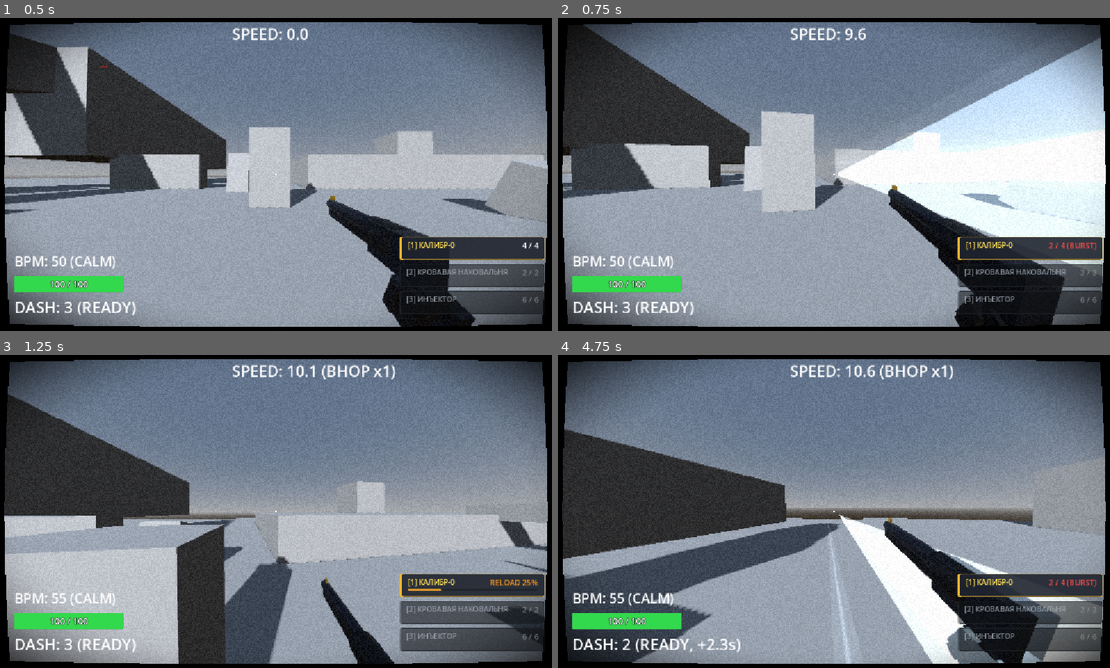
Above: before the commit, frames 1-4 (two rows, left to right).
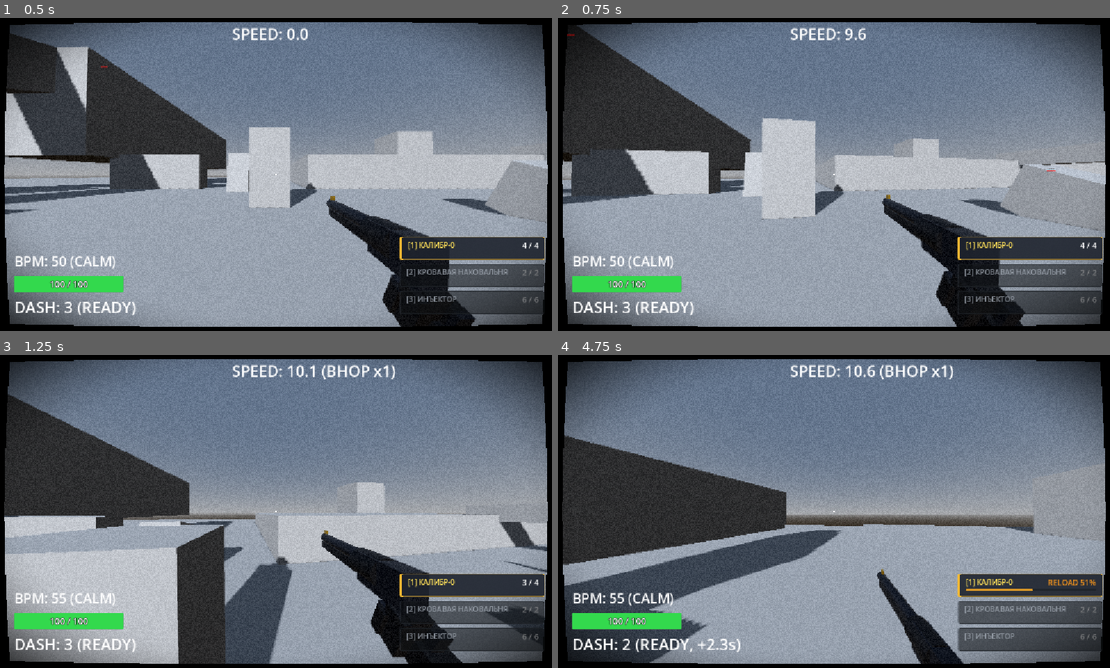
Above: after the commit, the same moments.

Repository: ggou3/voidkill
Game: Godot game, scene res://world.tscn
Same seed, same stepped clock (60 frames per second), same inputs: the game is played once before the commit and once after it.
Inputs (mouse positions are in pixels of both pictures, inside the frame that each line leads up to):
- Up to frame 1 (0.5 s): no input
- Up to frame 2 (0.75 s): tap Enter at 0.5 s; move the mouse to (867, 174) at 0.52 s; hold W (move_forward) from 0.53 s (still down); hold Right mouse button (alt_fire) from 0.53 s (still down)
- Up to frame 3 (1.25 s): keep holding W (move_forward); keep holding Right mouse button (alt_fire); tap Space (jump) at 0.77 s; click (309, 511) at 0.8 s
- Up to frame 4 (4.75 s): keep holding W (move_forward); move the mouse to (806, 511) at 1.27 s; release Right mouse button (alt_fire) at 1.28 s; click (806, 511) at 1.35 s; tap Space (jump) at 1.52, 3.02, 3.77, 4.52 s; tap Ctrl (slide) at 1.55, 3.8 s; move the mouse to (850, 505) at 2.02 s; hold Ctrl (slide) 2.03-2.78 s; right-click (850, 505) at 2.3 s; move the mouse to (828, 517) at 2.77 s; right-click (828, 517) at 2.85 s; click (828, 517) at 3.05 s; move the mouse to (878, 514) at 3.52 s; hold Shift (dash) 3.53-4.28 s; tap R (reload) at 4.15 s; move the mouse to (789, 508) at 4.27 s; tap F (melee) at 4.35 s; right-click (789, 508) at 4.55 s

Frame 1 is identical in both runs. In frame 2, 24% of the frame differs, in the area x 0-100%, y 2-99%; in frame 3, 5.6%; in frame 4, 17%.

Commit message:
Caliber-0 overhaul: OVERDRIVE penetrating rail shot RMB, conditional headshot/airborne stacking, and OVERDRIVE-only vacuum

Diff:
--- a/scripts/audio_manager.gd
+++ b/scripts/audio_manager.gd
@@ -28,7 +28,9 @@
 	"enemy_hit": 0.07,
 	"enemy_death": 0.35,
 	"reload": 0.34,
-	"slide": 1.5
+	"slide": 1.5,
+	"dry_fire": 0.08,
+	"rail_shot": 0.32
 }
 
 var external_sounds: Dictionary = {}
@@ -238,6 +240,53 @@
 	sound_buffers["enemy_hit"] = _gen_enemy_hit()
 	sound_buffers["enemy_death"] = _gen_enemy_death()
 	sound_buffers["reload"] = _gen_reload()
+	sound_buffers["dry_fire"] = _gen_dry_fire()
+	sound_buffers["rail_shot"] = _gen_rail_shot()
+
+func _gen_dry_fire() -> PackedVector2Array:
+	var dur = sound_durations["dry_fire"]
+	var samples = int(dur * MIX_RATE)
+	var arr = PackedVector2Array()
+	arr.resize(samples)
+	var dt = 1.0 / MIX_RATE
+	var phase: float = 0.0
+	for i in range(samples):
+		var t = i * dt
+		var freq = 1400.0 * exp(-t * 40.0) + 350.0
+		phase += freq * dt * TAU
+		var env = exp(-t * 55.0)
+		var s = sin(phase) * env * 0.35
+		arr[i] = Vector2(s, s)
+	return arr
+
+func _gen_rail_shot() -> PackedVector2Array:
+	var dur = sound_durations["rail_shot"]
+	var samples = int(dur * MIX_RATE)
+	var arr = PackedVector2Array()
+	arr.resize(samples)
+	var dt = 1.0 / MIX_RATE
+	var phase1: float = 0.0
+	var phase2: float = 0.0
+	for i in range(samples):
+		var t = float(i) * dt
+		# Сверхзвуковой электрический треск: экспоненциальное падение частоты от 3200 до 120 Гц
+		var f1 = 120.0 + 3080.0 * exp(-42.0 * t)
+		phase1 += TAU * f1 * dt
+		var tone = sin(phase1) * 0.45
+
+		# Резонирующий металлический/энергетический гул 480 Гц
+		phase2 += TAU * 480.0 * dt
+		var hum = sin(phase2) * exp(-14.0 * t) * 0.25
+
+		# Резкий взрывной шум разряда
+		var noise = randf_range(-1.0, 1.0) * exp(-35.0 * t) * 0.6
+
+		# Тяжёлый саб-басовый удар 65 Гц
+		var sub = sin(TAU * 65.0 * t) * exp(-9.0 * t) * 0.55
+
+		var sample = clamp((tone + hum + noise + sub) * 0.55, -1.0, 1.0)
+		arr[i] = Vector2(sample, sample)
+	return arr
 
 # 1. "revolver_shot" — короткий резкий высокочастотный щелчок/хлопок
 func _gen_revolver_shot() -> PackedVector2Array:
--- a/weapon_manager.gd
+++ b/weapon_manager.gd
@@ -29,11 +29,9 @@
 		"upward_kick": 0.0, # Не подбрасывает вверх
 		"headshot_multiplier": 2.2, # Хедшот: 70 * 2.2 = 154 урона (ваншот)
 		"air_multiplier": 2.0,      # Бонус x2 по воздушным целям (стакается с хедшотом)
-		"alt_burst_interval": 0.12, # Увеличенный интервал между выстрелами ПКМ залпа (различимая очередь)
-		"alt_spread": 0.06,         # Разброс пуль в залпе ПКМ
 		"has_vacuum": true,
-		"vacuum_radius": 2.0,
-		"vacuum_force": 16.0
+		"vacuum_radius": 2.5,
+		"vacuum_force": 25.6
 	},
 	{
 		"name": "КРОВАВАЯ НАКОВАЛЬНЯ",
@@ -77,6 +75,14 @@
 @onready var head = $"../Head"
 @onready var ammo_label = $"../HUD/AmmoLabel"
 @onready var hud = $"../HUD"
+@onready var skill_manager = get_node_or_null("../SkillManager")
+
+func _get_bpm_tier() -> String:
+	if not skill_manager and is_inside_tree():
+		skill_manager = get_node_or_null("../SkillManager")
+	if is_instance_valid(skill_manager) and skill_manager.has_method("get_bpm_tier"):
+		return skill_manager.get_bpm_tier()
+	return "CALM"
 
 var weapon_hud_container: VBoxContainer
 var weapon_ui_slots: Array = []
@@ -264,7 +270,9 @@
 				slot["pbar"].visible = false
 			elif has_infinite_ammo:
 				var alt_suffix = ""
-				if i == 1 and anvil_alt_timer > 0.0:
+				if i == 0:
+					alt_suffix = " [RMB: %d]" % ammos[0]
+				elif i == 1 and anvil_alt_timer > 0.0:
 					alt_suffix = " (RMB %.1fs)" % anvil_alt_timer
 				elif i == 2 and injector_alt_timer > 0.0:
 					alt_suffix = " (RMB %.1fs)" % injector_alt_timer
@@ -327,12 +335,15 @@
 	if current_weapon_index == 0:
 		if is_reloading or fire_timers[0] > 0:
 			return
-		# Калибр-0: ПКМ быстрый залп (всегда расходует реальные патроны из барабана)
+		# Калибр-0: ПКМ пробивной рейлган-выстрел (BPM-гейт: доступен ТОЛЬКО на OVERDRIVE)
+		if _get_bpm_tier() != "OVERDRIVE":
+			AudioManager.play_sound("dry_fire")
+			return
 		if ammos[0] <= 0:
+			AudioManager.play_sound("dry_fire")
 			reload()
 			return
-		var shots_to_fire = ammos[0]
-		_perform_burst(shots_to_fire)
+		_fire_caliber_piercing_shot()
 	elif current_weapon_index == 1:
 		# Кровавая наковальня: ПКМ поршень (толчок врага / self-launch)
 		_fire_anvil_piston()
@@ -855,28 +866,255 @@
 	tween.tween_property(mat, "albedo_color:a", 0.0, 0.25).set_trans(Tween.TRANS_QUAD).set_ease(Tween.EASE_OUT)
 	tween.tween_callback(mesh_inst.queue_free)
 
-func _perform_burst(shots_count: int):
-	is_bursting = true
+func _fire_caliber_piercing_shot():
+	ammos[0] = 0
+	fire_timers[0] = weapons[0]["fire_rate"]
+
+	head.add_recoil(0.20, 0.60)
+	head.trigger_muzzle_flash(true)
+	AudioManager.play_sound("rail_shot")
+
+	var aim_dir = head.get_aim_direction().normalized()
+	var from_pos = head.camera.global_position
+	var start_pos = head.get_muzzle_position()
+	var space_state = head.camera.get_world_3d().direct_space_state
+	var player_node = get_parent()
+
+	const MAX_BEAM_DIST: float = 120.0
+	var current_from = from_pos
+	var remaining_dist = MAX_BEAM_DIST
+	var beam_end = from_pos + aim_dir * MAX_BEAM_DIST
+	var exclude_list: Array[RID] = []
+	if is_instance_valid(player_node):
+		exclude_list.append(player_node.get_rid())
+
+	while remaining_dist > 0.1:
+		var ray_query = PhysicsRayQueryParameters3D.create(current_from, current_from + aim_dir * remaining_dist)
+		ray_query.exclude = exclude_list
+		ray_query.collide_with_areas = true
+		ray_query.collide_with_bodies = true
+		var hit_res = space_state.intersect_ray(ray_query)
+		if hit_res.is_empty():
+			break
+		var col = hit_res.collider
+		var is_enemy_or_part = false
+		if col:
+			if col.is_in_group("enemy") or col.is_in_group("enemy_head") or col.name == "HeadHitbox":
+				is_enemy_or_part = true
+			elif col.has_method("take_damage") or (col.get_parent() and col.get_parent().has_method("take_damage")):
+				is_enemy_or_part = true
+
+		if is_enemy_or_part:
+			if "get_rid" in col:
+				exclude_list.append(col.get_rid())
+			current_from = hit_res.position + aim_dir * 0.05
+			remaining_dist = MAX_BEAM_DIST - from_pos.distance_to(current_from)
+		else:
+			beam_end = hit_res.position
+			break
+
+	var beam_vec = beam_end - from_pos
+	var beam_len = beam_vec.length()
+	if beam_len < 0.1:
+		reload()
+		return
+	var beam_dir = beam_vec / beam_len
+
+	var all_enemies = get_tree().get_nodes_in_group("enemy")
+	var hit_enemies: Array = []
+	const BEAM_TOLERANCE: float = 0.38
+
+	for e in all_enemies:
+		if not is_instance_valid(e):
+			continue
+		if ("current_state" in e and e.current_state == e.State.DEAD) or ("health" in e and e.health <= 0):
+			continue
+
+		var e_pos = e.global_position
+		var head_pos = e_pos + Vector3(0.0, 0.55, 0.0)
+		var t_head = clamp((head_pos - from_pos).dot(beam_dir), 0.0, beam_len)
+		var beam_pt_head = from_pos + beam_dir * t_head
+		var dist_to_head = beam_pt_head.distance_to(head_pos)
+
+		var t_body = clamp((e_pos - from_pos).dot(beam_dir), 0.0, beam_len)
+		var beam_pt_body = from_pos + beam_dir * t_body
+		var clamped_body_y = clamp(beam_pt_body.y, e_pos.y - 0.95, e_pos.y + 0.35)
+		var body_axis_pt = Vector3(e_pos.x, clamped_body_y, e_pos.z)
+		var dist_to_body = beam_pt_body.distance_to(body_axis_pt)
+
+		var hit_head = dist_to_head <= (0.34 + BEAM_TOLERANCE)
+		var hit_body = dist_to_body <= (0.36 + BEAM_TOLERANCE)
+
+		if not hit_head and not hit_body:
+			continue
+
+		if t_head <= 0.05 and t_body <= 0.05:
+			continue
+
+		var is_headshot = false
+		var hit_pos = beam_pt_body
+		var target_dist = t_body
+
+		if hit_head and (not hit_body or dist_to_head < dist_to_body or beam_pt_head.y >= e_pos.y + 0.35):
+			is_headshot = true
+			hit_pos = beam_pt_head
+			target_dist = t_head
+
+		var los_query = PhysicsRayQueryParameters3D.create(from_pos, hit_pos)
+		los_query.collide_with_areas = false
+		los_query.collide_with_bodies = true
+		los_query.exclude = [player_node]
+		var los_res = space_state.intersect_ray(los_query)
+		if not los_res.is_empty():
+			var blocker = los_res.collider
+			if blocker != e and not blocker.is_in_group("enemy") and not blocker.is_in_group("enemy_head"):
+				continue
+
+		hit_enemies.append({
+			"enemy": e,
+			"hit_pos": hit_pos,
+			"dist": target_dist,
+			"is_headshot": is_headshot
+		})
+
+	hit_enemies.sort_custom(func(a, b): return a["dist"] < b["dist"])
+
 	var w = weapons[0]
-	var burst_spread = float(w.get("alt_spread", 0.06))
-	var burst_interval = float(w.get("alt_burst_interval", 0.12))
-
-	for i in range(shots_count):
-		if not is_instance_valid(self) or not is_inside_tree():
-			is_bursting = false
-			return
-		if current_weapon_index != 0:
-			break
-
-		ammos[0] = max(0, ammos[0] - 1)
-		_fire_pellets(0, burst_spread, true)
-
-		if i < shots_count - 1:
-			await get_tree().create_timer(burst_interval).timeout
-
-	is_bursting = false
-	ammos[0] = 0
+	var base_dmg = float(w.get("damage", 70))
+	var hs_mult = float(w.get("headshot_multiplier", 2.2))
+	var air_mult = float(w.get("air_multiplier", 2.0))
+	var flat_dir = Vector3(aim_dir.x, 0.0, aim_dir.z).normalized()
+	var knockback_vector = flat_dir * float(w.get("knockback", 4.5))
+	knockback_vector.y = float(w.get("upward_kick", 0.0))
+
+	for item in hit_enemies:
+		var target = item["enemy"]
+		if not is_instance_valid(target) or ("current_state" in target and target.current_state == target.State.DEAD):
+			continue
+
+		var is_headshot = item["is_headshot"]
+		var is_airborne: bool = false
+		if target.has_method("is_on_floor"):
+			is_airborne = not target.is_on_floor()
+		elif target.get_parent() and target.get_parent().has_method("is_on_floor"):
+			is_airborne = not target.get_parent().is_on_floor()
+
+		var total_mult = 1.0
+		if is_headshot and is_airborne:
+			total_mult = hs_mult * air_mult
+		elif is_headshot:
+			total_mult = hs_mult
+		elif is_airborne:
+			total_mult = air_mult
+
+		var final_dmg = int(round(base_dmg * total_mult))
+
+		if is_headshot and is_airborne:
+			print("[RAIL SHOT] AIRBORNE HEADSHOT on %s! (%.1fx MULTIPLICATIVE) Damage: %d | Base: %d" % [target.name, total_mult, final_dmg, int(base_dmg)])
+		elif is_headshot:
+			print("[RAIL SHOT] HEADSHOT on %s! (%.1fx) Damage: %d | Base: %d" % [target.name, total_mult, final_dmg, int(base_dmg)])
+		elif is_airborne:
+			print("[RAIL SHOT] AIRBORNE HIT on %s! (%.1fx) Damage: %d | Base: %d" % [target.name, total_mult, final_dmg, int(base_dmg)])
+		else:
+			print("[RAIL SHOT] PIERCING HIT on %s! Damage: %d | Base: %d" % [target.name, final_dmg, int(base_dmg)])
+
+		target.take_damage(final_dmg, knockback_vector, item["hit_pos"], false, false, false, is_headshot)
+
+	spawn_piercing_beam_tracer(start_pos, beam_end)
+	apply_vacuum_wake(start_pos, beam_end, 2.5, 25.6, null)
+
 	reload()
+
+func spawn_piercing_beam_tracer(start_pos: Vector3, end_pos: Vector3):
+	var dir = end_pos - start_pos
+	var dist = dir.length()
+	if dist < 0.2:
+		return
+
+	var forward = dir / dist
+	var up = Vector3.UP
+	if abs(forward.dot(up)) > 0.92:
+		up = Vector3.RIGHT
+	var right = forward.cross(up).normalized()
+	up = right.cross(forward).normalized()
+
+	var mesh_inst = MeshInstance3D.new()
+	var st = SurfaceTool.new()
+	st.begin(Mesh.PRIMITIVE_TRIANGLES)
+
+	var r_core = 0.065
+	st.add_vertex(start_pos - right * r_core)
+	st.add_vertex(end_pos + right * r_core)
+	st.add_vertex(end_pos - right * r_core)
+
+	st.add_vertex(start_pos - right * r_core)
+	st.add_vertex(start_pos + right * r_core)
+	st.add_vertex(end_pos + right * r_core)
+
+	st.add_vertex(start_pos - up * r_core)
+	st.add_vertex(end_pos + up * r_core)
+	st.add_vertex(end_pos - up * r_core)
+
+	st.add_vertex(start_pos - up * r_core)
+	st.add_vertex(start_pos + up * r_core)
+	st.add_vertex(end_pos + up * r_core)
+
+	var r_outer = 0.26
+	st.add_vertex(start_pos - right * r_outer)
+	st.add_vertex(end_pos + right * r_outer)
+	st.add_vertex(end_pos - right * r_outer)
+
+	st.add_vertex(start_pos - right * r_outer)
+	st.add_vertex(start_pos + right * r_outer)
+	st.add_vertex(end_pos + right * r_outer)
+
+	st.add_vertex(start_pos - up * r_outer)
+	st.add_vertex(end_pos + up * r_outer)
+	st.add_vertex(end_pos - up * r_outer)
+
+	st.add_vertex(start_pos - up * r_outer)
+	st.add_vertex(start_pos + up * r_outer)
+	st.add_vertex(end_pos + up * r_outer)
+
+	mesh_inst.mesh = st.commit()
+
+	var mat = StandardMaterial3D.new()
+	mat.transparency = BaseMaterial3D.TRANSPARENCY_ALPHA
+	mat.blend_mode = BaseMaterial3D.BLEND_MODE_ADD
+	mat.shading_mode = BaseMaterial3D.SHADING_MODE_UNSHADED
+	mat.cull_mode = BaseMaterial3D.CULL_DISABLED
+	mat.albedo_color = Color(0.85, 0.95, 1.0, 0.95)
+	mesh_inst.material_override = mat
+
+	var scene_root = get_tree().current_scene if get_tree().current_scene else get_parent()
+	if not scene_root:
+		return
+	scene_root.add_child(mesh_inst)
+	mesh_inst.global_transform = Transform3D.IDENTITY
+
+	var tween = create_tween()
+	tween.tween_property(mat, "albedo_color:a", 0.0, 0.32).set_trans(Tween.TRANS_QUAD).set_ease(Tween.EASE_OUT)
+	tween.tween_callback(mesh_inst.queue_free)
+
+	var impact_sphere = MeshInstance3D.new()
+	var smesh = SphereMesh.new()
+	smesh.radius = 0.28
+	smesh.height = 0.56
+	impact_sphere.mesh = smesh
+	var imat = StandardMaterial3D.new()
+	imat.transparency = BaseMaterial3D.TRANSPARENCY_ALPHA
+	imat.blend_mode = BaseMaterial3D.BLEND_MODE_ADD
+	imat.shading_mode = BaseMaterial3D.SHADING_MODE_UNSHADED
+	imat.cull_mode = BaseMaterial3D.CULL_DISABLED
+	imat.albedo_color = Color(0.5, 0.85, 1.0, 0.9)
+	impact_sphere.material_override = imat
+	scene_root.add_child(impact_sphere)
+	impact_sphere.global_position = end_pos
+
+	var itween = create_tween().set_parallel(true)
+	itween.tween_property(impact_sphere, "scale", Vector3(2.6, 2.6, 2.6), 0.24).set_trans(Tween.TRANS_QUAD).set_ease(Tween.EASE_OUT)
+	itween.tween_property(imat, "albedo_color:a", 0.0, 0.24).set_trans(Tween.TRANS_QUAD).set_ease(Tween.EASE_IN)
+	itween.chain().tween_callback(impact_sphere.queue_free)
 
 func _fire_pellets(weapon_idx: int, spread_override: float = -1.0, is_alt_fire: bool = false):
 	var w = weapons[weapon_idx]
@@ -938,17 +1176,25 @@
 						is_airborne = not target.get_parent().is_on_floor()
 
 					var base_dmg = float(w.get("damage", 70))
+					var hs_mult = float(w.get("headshot_multiplier", 1.0)) if is_headshot else 1.0
+					var air_mult = float(w.get("air_multiplier", 1.0)) if is_airborne else 1.0
 					var total_mult = 1.0
 
-					if is_headshot:
-						total_mult *= float(w.get("headshot_multiplier", 2.2))
-					if is_airborne:
-						total_mult *= float(w.get("air_multiplier", 2.0))
+					if is_headshot and is_airborne:
+						if _get_bpm_tier() == "OVERDRIVE":
+							total_mult = hs_mult * air_mult
+						else:
+							total_mult = 1.0 + (hs_mult - 1.0) + (air_mult - 1.0)
+					elif is_headshot:
+						total_mult = hs_mult
+					elif is_airborne:
+						total_mult = air_mult
 
 					var final_dmg = int(round(base_dmg * total_mult))
 
 					if is_headshot and is_airborne:
-						print("[%s] AIRBORNE HEADSHOT! (%.1fx) Damage: %d | Base: %d" % [target.name, total_mult, final_dmg, int(base_dmg)])
+						var stack_mode = "MULTIPLICATIVE" if _get_bpm_tier() == "OVERDRIVE" else "ADDITIVE"
+						print("[%s] AIRBORNE HEADSHOT! (%.1fx, %s) Damage: %d | Base: %d" % [target.name, total_mult, stack_mode, final_dmg, int(base_dmg)])
 					elif is_airborne and float(w.get("air_multiplier", 1.0)) > 1.0:
 						print("[%s] AIRBORNE HIT! (%.1fx) Damage: %d | Base: %d" % [target.name, total_mult, final_dmg, int(base_dmg)])
 
@@ -959,8 +1205,8 @@
 
 		if w.get("has_vacuum", false):
 			spawn_bullet_tracer(start_pos, hit_pos)
-			if not is_alt_fire:
-				apply_vacuum_wake(start_pos, hit_pos, float(w.get("vacuum_radius", 2.0)), float(w.get("vacuum_force", 16.0)), directly_hit_target)
+			if not is_alt_fire and _get_bpm_tier() == "OVERDRIVE":
+				apply_vacuum_wake(start_pos, hit_pos, float(w.get("vacuum_radius", 2.5)), float(w.get("vacuum_force", 25.6)), directly_hit_target)
 		elif weapon_idx == 1:
 			spawn_shotgun_pellet_tracer(start_pos, hit_pos)
 		elif weapon_idx == 2:
Not shown, changed: DESIGN.md
